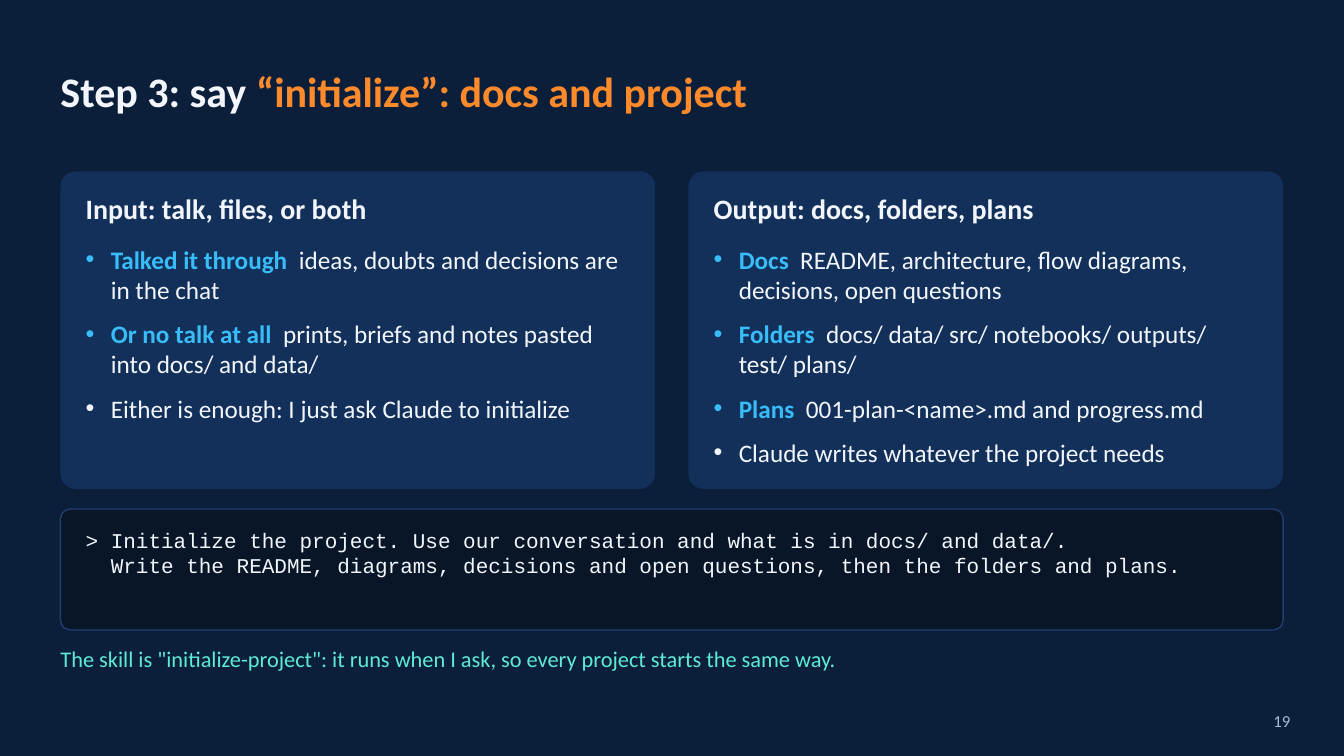
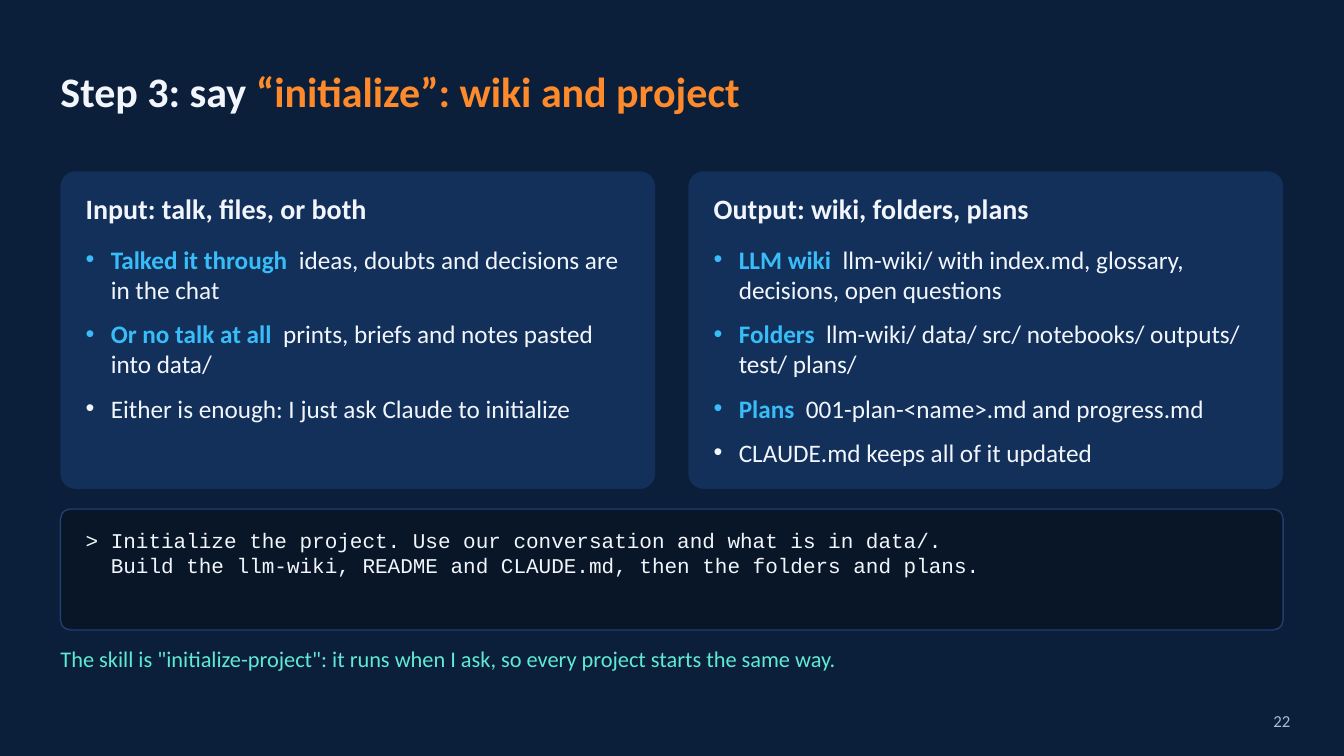
Before and after one commit to HinePo/ai-agent-learning-path, a slide deck: slide 22 of resources/claude_code_vscode_tricks.pptx (slide 19 before the commit). Drawn at 1344x756 pixels with LibreOffice and Linux fonts; fonts in the diff are those of the drawing. Boxes give left, top, right and bottom in pixels: in the first picture for what was removed or moved away, otherwise in the second. Text is boxed around its words. In the diff, an @@ line names an element or a change of style, - is before the commit and + after.

```diff
--- a/resources/claude_code_vscode_tricks.pptx
+++ b/resources/claude_code_vscode_tricks.pptx
@@ title at bbox=[60, 76, 739, 114]: text changed @@
-Step 3: say “initialize”: docs and project
+Step 3: say “initialize”: wiki and project
@@ text at bbox=[714, 199, 1029, 224]: text changed @@
-Output: docs, folders, plans
+Output: wiki, folders, plans
@@ text at bbox=[739, 251, 1239, 377]: text changed @@
-• Docs README, architecture, flow diagrams, decisions, open questions
-• Folders docs/ data/ src/ notebooks/ outputs/ test/ plans/
+• LLM wiki llm-wiki/ with index.md, glossary, decisions, open questions
+• Folders llm-wiki/ data/ src/ notebooks/ outputs/ test/ plans/
@@ text at bbox=[111, 325, 593, 374]: text changed @@
-• Or no talk at all prints, briefs and notes pasted into docs/ and data/
+• Or no talk at all prints, briefs and notes pasted into data/
@@ text at bbox=[739, 444, 1091, 466]: text changed @@
-• Claude writes whatever the project needs
+• CLAUDE.md keeps all of it updated
@@ text at bbox=[111, 533, 980, 578]: text changed @@
-> Initialize the project. Use our conversation and what is in docs/ and data/.
-Write the README, diagrams, decisions and open questions, then the folders and plans.
+> Initialize the project. Use our conversation and what is in data/.
+Build the llm-wiki, README and CLAUDE.md, then the folders and plans.
@@ page number at bbox=[1273, 716, 1290, 727]: text changed @@
-19
+22
```
Also in this commit, not shown: 14 other slides changed, 3 slides added, 2 other files.
